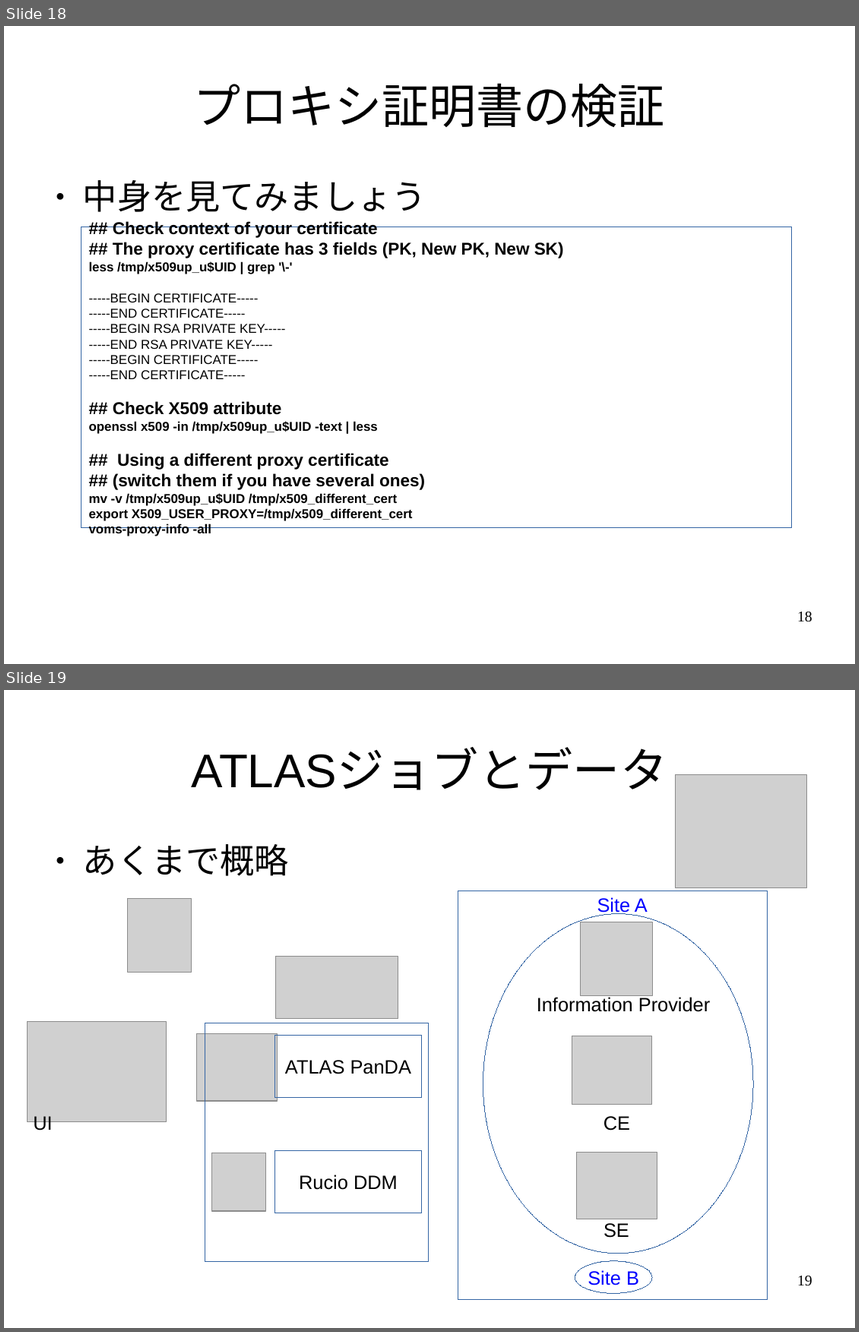
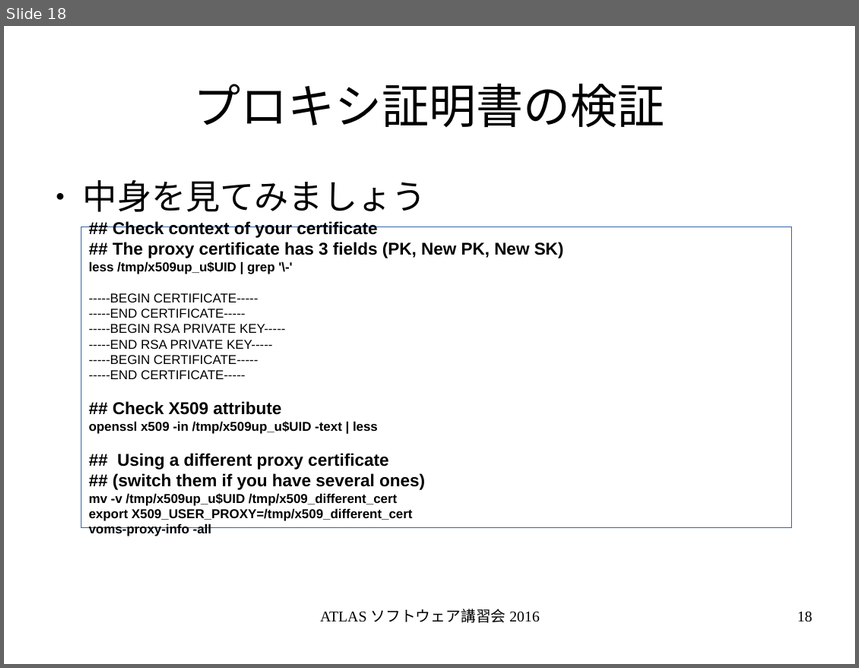
Before and after one commit to GenKawamura/2016-ATLAS-Japan-computing-tutorial, a slide deck: slides/odp/grid_computing.odp. Shown one above the other, each under a label of ours: slides 18 and 19 before the commit, slide 18 after it. The pictures are 859x1332 and 859x668 pixels, drawn with LibreOffice and Linux fonts; fonts in the diff are those of the drawing; grey boxes stand for pictures. Boxes give left, top, right and bottom in pixels: in the first picture for what was removed or moved away, otherwise in the second. Text is boxed around its words. In the diff, an @@ line names an element or a change of style, - is before the commit and + after.

```diff
--- a/slides/odp/grid_computing.odp
+++ b/slides/odp/grid_computing.odp
@@ slide 19 removed at <box>4,690,855,1328</box>, background #FFFFFF @@
@@ title removed at <box>191,749,667,790</box> @@
-ATLASジョブとデータ
@@ picture removed at <box>676,775,807,888</box> @@
@@ text removed at <box>83,844,289,876</box> @@
-● あくまで概略
@@ rectangle removed at <box>459,891,768,1300</box> @@
@@ picture removed at <box>128,898,191,973</box> @@
@@ ellipse removed at <box>484,914,754,1254</box> @@
@@ text removed at <box>598,897,648,916</box> @@
-Site A
@@ picture removed at <box>581,923,653,996</box> @@
@@ picture removed at <box>276,957,398,1019</box> @@
@@ text removed at <box>537,996,711,1012</box> @@
-Information Provider
@@ picture removed at <box>27,1022,166,1122</box> @@
@@ rectangle removed at <box>205,1023,429,1262</box> @@
@@ picture removed at <box>196,1034,278,1101</box> @@
@@ rectangle removed at <box>275,1036,422,1098</box> @@
-ATLAS PanDA
@@ picture removed at <box>572,1037,652,1105</box> @@
@@ text removed at <box>33,1116,52,1134</box> @@
-UI
@@ text removed at <box>604,1116,630,1131</box> @@
-CE
@@ picture removed at <box>211,1154,266,1212</box> @@
@@ rectangle removed at <box>275,1151,422,1213</box> @@
-Rucio DDM
@@ picture removed at <box>577,1153,658,1220</box> @@
@@ text removed at <box>604,1224,629,1238</box> @@
-SE
@@ ellipse removed at <box>576,1262,653,1294</box> @@
-Site B
@@ page number removed at <box>797,1276,813,1287</box> @@
-19
@@ slide 18 changed as well @@
@@ text added at <box>320,609,540,623</box>, 14 pt, text #000000 @@
+ATLAS ソフトウェア講習会 2016
```
Also in this commit, not shown: 17 other slides changed, 1 slide added, 8 other slides removed, 8 other files.
